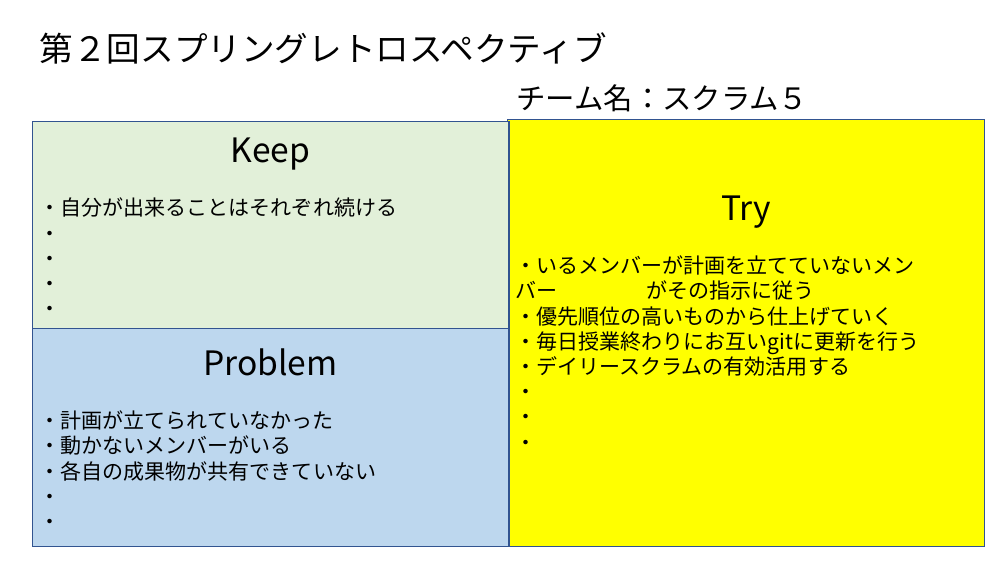
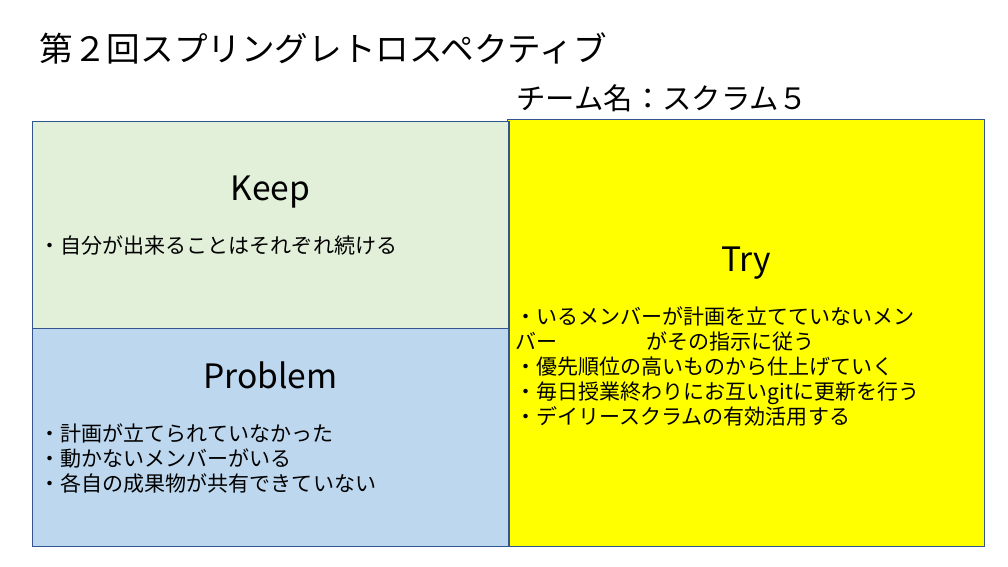
Before and after one commit to fu-syoji-t/SD3D_2023_Scrum5, a slide deck: slide 1 of 06レビュー記録/第2回スプリングレトロスペクティブ.pptx. Drawn at 1008x567 pixels with LibreOffice and Linux fonts; fonts in the diff are those of the drawing. Boxes give left, top, right and bottom in pixels: in the first picture for what was removed or moved away, otherwise in the second. Text is boxed around its words. In the diff, an @@ line names an element or a change of style, - is before the commit and + after.

```diff
--- a/06レビュー記録/第2回スプリングレトロスペクティブ.pptx
+++ b/06レビュー記録/第2回スプリングレトロスペクティブ.pptx
@@ text in rectangle at [40,231,61,311]: paragraphs removed @@
-・
-・
-・
-・
@@ text in rectangle at [515,389,536,445]: paragraphs removed @@
-・
-・
-・
@@ text in rectangle at [40,494,61,524]: paragraphs removed @@
-・
-・
```
Also in this commit, not shown: 1 other file.
